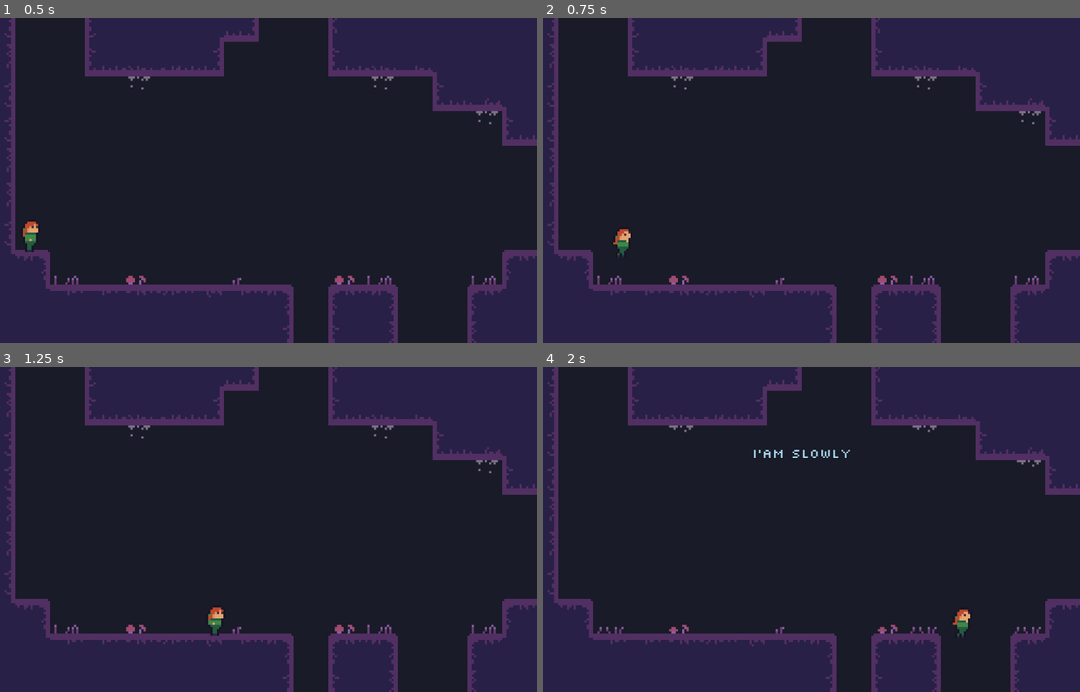
Above: before the commit, frames 1-4 (two rows, left to right).
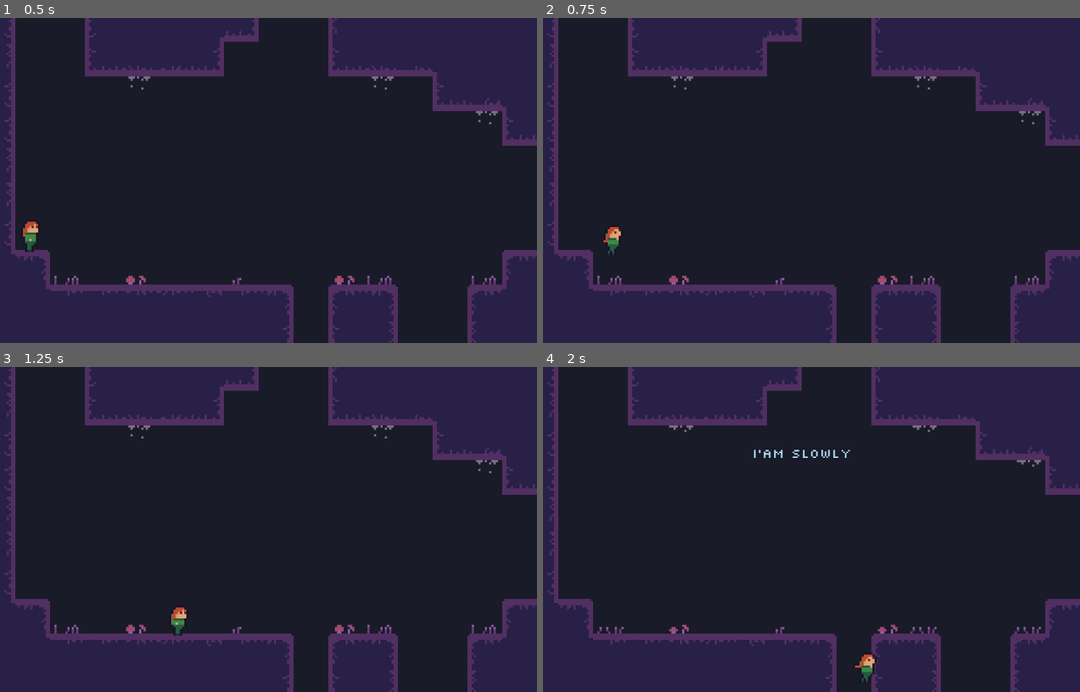
Above: after the commit, the same moments.

Repository: voidboxgames/escave
Game: Godot game, scene res://assets/scenes/Testworld.tscn
Same seed, same stepped clock (60 frames per second), same inputs: the game is played once before the commit and once after it.
Inputs:
- Up to frame 1 (0.5 s): no input
- Up to frame 2 (0.75 s): hold D (right) from 0.53 s (still down)
- Up to frame 3 (1.25 s): keep holding D (right); tap Space (jump) at 0.77 s
- Up to frame 4 (2 s): keep holding D (right); tap Space (jump) at 1.52 s

Frame 1 is identical in both runs. In frame 2, 0.3% of the frame differs, in the area x 11-17%, y 64-74%; in frame 3, 0.4%; in frame 4, 0.4%, in the area x 58-80%, y 74-98%.

Commit message:
decrese player speed

Diff:
--- a/assets/scenes/Testworld.tscn
+++ b/assets/scenes/Testworld.tscn
@@ -419,6 +419,7 @@
 
 [node name="Player" parent="YSort" instance=ExtResource( 1 )]
 position = Vector2( -105.617, 21.9032 )
+max_speed = 100
 jump_force = 200
 gravity = 600
 
